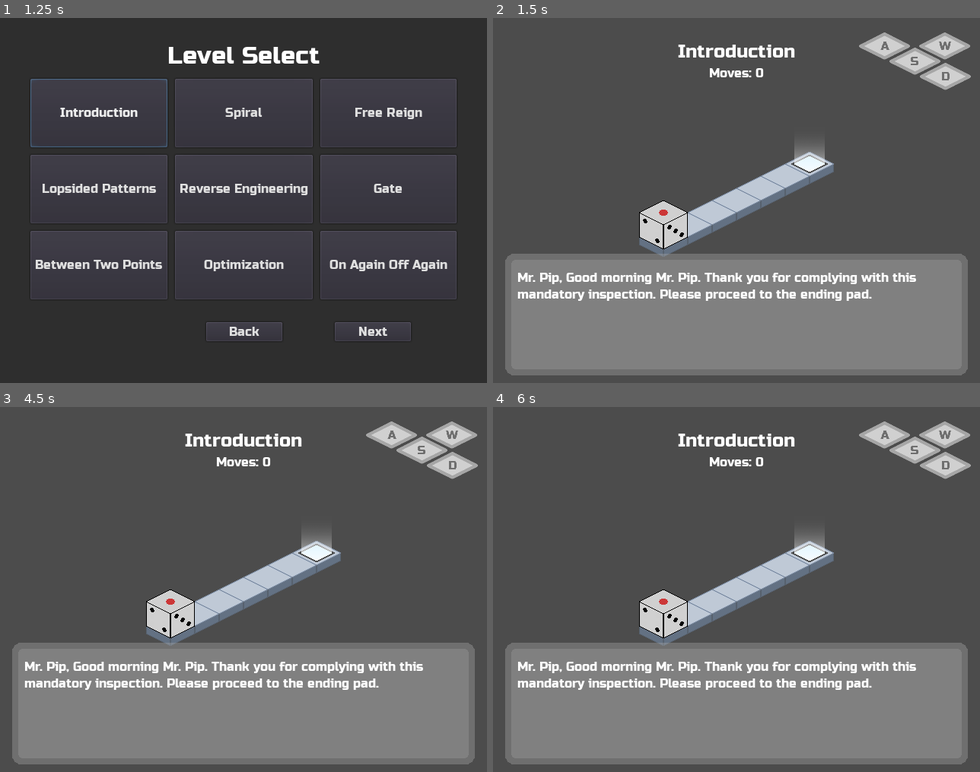
Above: before the commit, frames 1-4 (two rows, left to right).
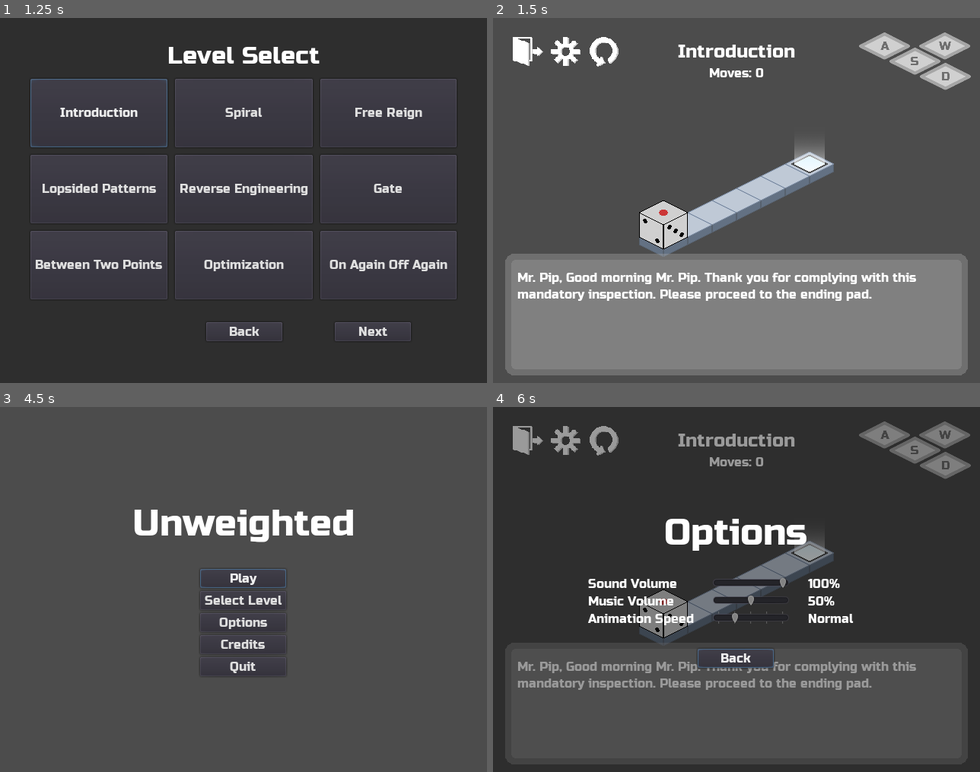
Above: after the commit, the same moments.

Repository: kdreese/gmtk-2022
Game: Godot game, scene res://src/states/Menu.tscn
Same seed, same stepped clock (60 frames per second), same inputs: the game is played once before the commit and once after it.
Inputs (mouse positions are in pixels of both pictures, inside the frame that each line leads up to):
- Up to frame 1 (1.25 s): click "Select Level" at 0.5 s
- Up to frame 2 (1.5 s): click "Introduction" at 1.25 s
- Up to frame 3 (4.5 s): click (112, 439) at 2.02 s; click (112, 439) at 2.77 s; click (112, 439) at 3.52 s; click (34, 439) at 4.27 s
- Up to frame 4 (6 s): click (736, 578) at 5 s, where only the run after the commit has a clickable "Play"; click (566, 439) at 5.77 s

Frame 1 is identical in both runs. In frame 2, 0.8% of the frame differs, in the area x 4-26%, y 5-14%; in frame 3, 40%; in frame 4, 100%, in the area x 0-100%, y 0-100%.

Commit message:
Added GUI buttons

Diff:
--- a/src/states/Game.gd
+++ b/src/states/Game.gd
@@ -67,13 +67,32 @@
 	$LevelComplete/ColorRect.show()
 	$UI/Textbox.hide()
 
+func _on_OptionsMenu_options_exited(source: String) -> void:
+	level.get_node("Player").update_animation_speed()
+	if source == "pause_menu":
+		$PauseMenu/ColorRect.show()
+		$PauseMenu/ColorRect/C/V/Buttons/OptionsButton.grab_focus()
+	else:
+		# We came from the game scene, so un-pause the game.
+		get_tree().paused = false
+
+
+func _on_MenuButton_pressed() -> void:
+	# Go back to the main menu.
+	var error := get_tree().change_scene("res://src/states/Menu.tscn")
+	assert(not error)
+
 
 func _on_OptionsButton_pressed() -> void:
-	$PauseMenu/ColorRect.hide()
-	$PauseMenu/OptionsMenu.show_menu()
+	get_tree().paused = true
+	$PauseMenu/OptionsMenu.show_menu("main")
 
 
-func _on_OptionsMenu_options_exited() -> void:
-	level.get_node("Player").update_animation_speed()
-	$PauseMenu/ColorRect.show()
-	$PauseMenu/ColorRect/C/V/Buttons/OptionsButton.grab_focus()
+func _on_PauseMenu_OptionsButton_pressed() -> void:
+	$PauseMenu/ColorRect.hide()
+	$PauseMenu/OptionsMenu.show_menu("pause_menu")
+
+
+func _on_RestartButton_pressed() -> void:
+	var error := get_tree().reload_current_scene()
+	assert(not error)
--- a/src/states/Game.tscn
+++ b/src/states/Game.tscn
@@ -7,6 +7,9 @@
 [ext_resource path="res://src/states/LevelComplete.gd" type="Script" id=5]
 [ext_resource path="res://assets/ui/textbox.png" type="Texture" id=6]
 [ext_resource path="res://src/states/OptionsMenu.tscn" type="PackedScene" id=7]
+[ext_resource path="res://assets/ui/restart_icon.png" type="Texture" id=8]
+[ext_resource path="res://assets/ui/exit_icon.png" type="Texture" id=9]
+[ext_resource path="res://assets/ui/options_icon.png" type="Texture" id=10]
 
 [sub_resource type="DynamicFont" id=3]
 size = 24
@@ -126,6 +129,30 @@
 text = "This is a test message let's see how long we can make this text for the test"
 autowrap = true
 
+[node name="H" type="HBoxContainer" parent="UI"]
+margin_left = 20.0
+margin_top = 20.0
+margin_right = 40.0
+margin_bottom = 40.0
+rect_scale = Vector2( 0.75, 0.75 )
+
+[node name="MenuButton" type="TextureButton" parent="UI/H"]
+margin_right = 64.0
+margin_bottom = 64.0
+texture_normal = ExtResource( 9 )
+
+[node name="OptionsButton" type="TextureButton" parent="UI/H"]
+margin_left = 68.0
+margin_right = 132.0
+margin_bottom = 64.0
+texture_normal = ExtResource( 10 )
+
+[node name="RestartButton" type="TextureButton" parent="UI/H"]
+margin_left = 136.0
+margin_right = 200.0
+margin_bottom = 64.0
+texture_normal = ExtResource( 8 )
+
 [node name="PauseMenu" type="CanvasLayer" parent="."]
 pause_mode = 2
 script = ExtResource( 3 )
@@ -247,9 +274,12 @@
 margin_bottom = 83.0
 text = "Quit to Menu"
 
+[connection signal="pressed" from="UI/H/MenuButton" to="." method="_on_MenuButton_pressed"]
+[connection signal="pressed" from="UI/H/OptionsButton" to="." method="_on_OptionsButton_pressed"]
+[connection signal="pressed" from="UI/H/RestartButton" to="." method="_on_RestartButton_pressed"]
 [connection signal="pressed" from="PauseMenu/ColorRect/C/V/Buttons/ResumeButton" to="PauseMenu" method="_on_ResumeButton_pressed"]
 [connection signal="pressed" from="PauseMenu/ColorRect/C/V/Buttons/RestartButton" to="PauseMenu" method="_on_RestartButton_pressed"]
-[connection signal="pressed" from="PauseMenu/ColorRect/C/V/Buttons/OptionsButton" to="." method="_on_OptionsButton_pressed"]
+[connection signal="pressed" from="PauseMenu/ColorRect/C/V/Buttons/OptionsButton" to="." method="_on_PauseMenu_OptionsButton_pressed"]
 [connection signal="pressed" from="PauseMenu/ColorRect/C/V/Buttons/ToMenuButton" to="PauseMenu" method="_on_ToMenuButton_pressed"]
 [connection signal="options_exited" from="PauseMenu/OptionsMenu" to="." method="_on_OptionsMenu_options_exited"]
 [connection signal="pressed" from="LevelComplete/ColorRect/C/V/Buttons/ContinueButton" to="LevelComplete" method="_on_ContinueButton_pressed"]
--- a/src/states/OptionsMenu.gd
+++ b/src/states/OptionsMenu.gd
@@ -5,6 +5,7 @@
 
 var animation_speed_strings := ["Slow", "Normal", "Fast", "Very Fast", "Hyperspeed"]
 
+var source : String
 
 func _ready() -> void:
 	var animation_speed_value = Global.animation_speed
@@ -24,14 +25,15 @@
 		get_tree().set_input_as_handled()
 
 
-func show_menu() -> void:
+func show_menu(source: String) -> void:
 	show()
 	$C/V/BackButton.grab_focus()
+	source = source
 
 
 func _on_BackButton_pressed() -> void:
 	hide()
-	emit_signal("options_exited")
+	emit_signal("options_exited", source)
 
 
 func _on_SoundVolumeSlider_value_changed(value: float) -> void:
Binary file added: assets/ui/exit_icon.png
Not shown, added: assets/ui/exit_icon.png.import
Binary file added: assets/ui/options_icon.png
Not shown, added: assets/ui/options_icon.png.import
Binary file added: assets/ui/restart_icon.png
Not shown, added: assets/ui/restart_icon.png.import
Not shown: 1 places in src/states/Game.tscn that only renumber resources
